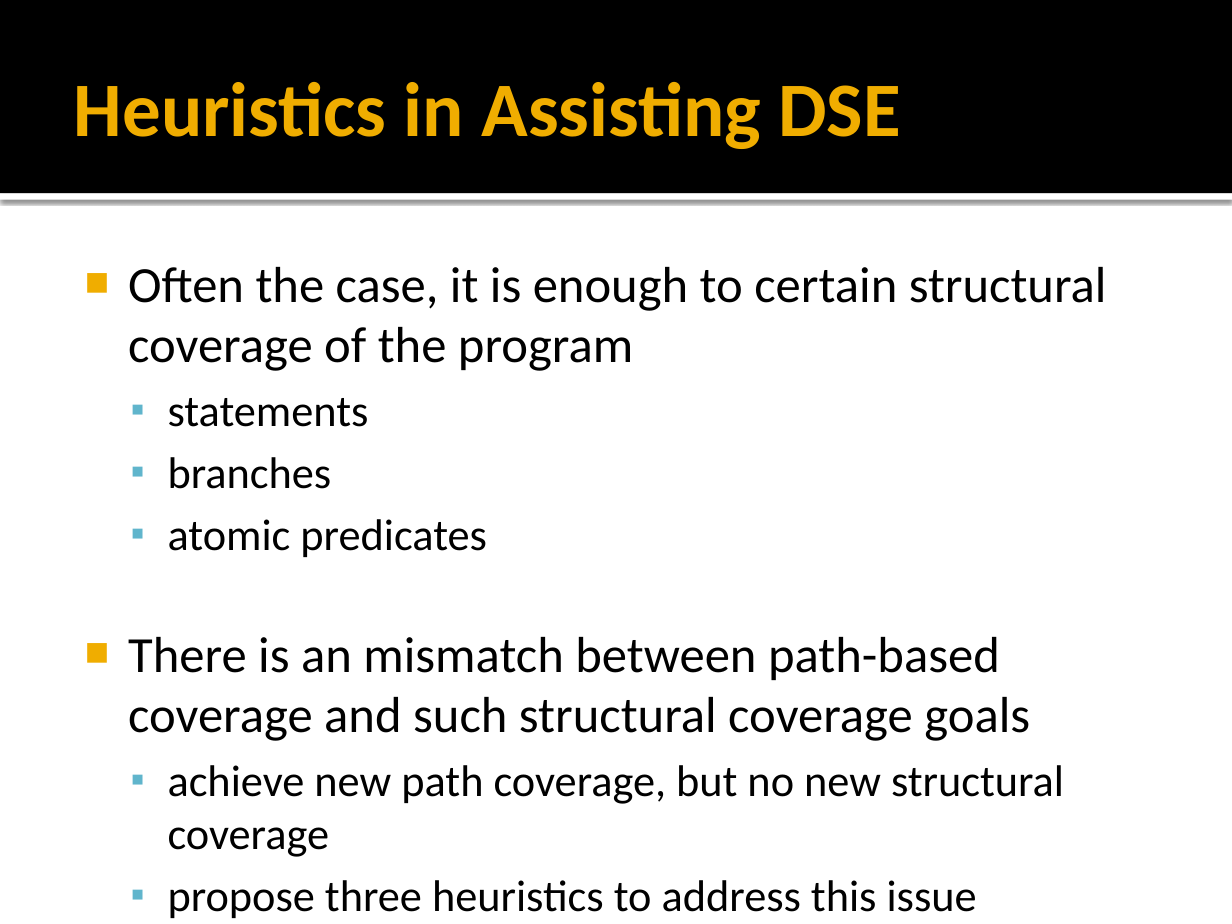
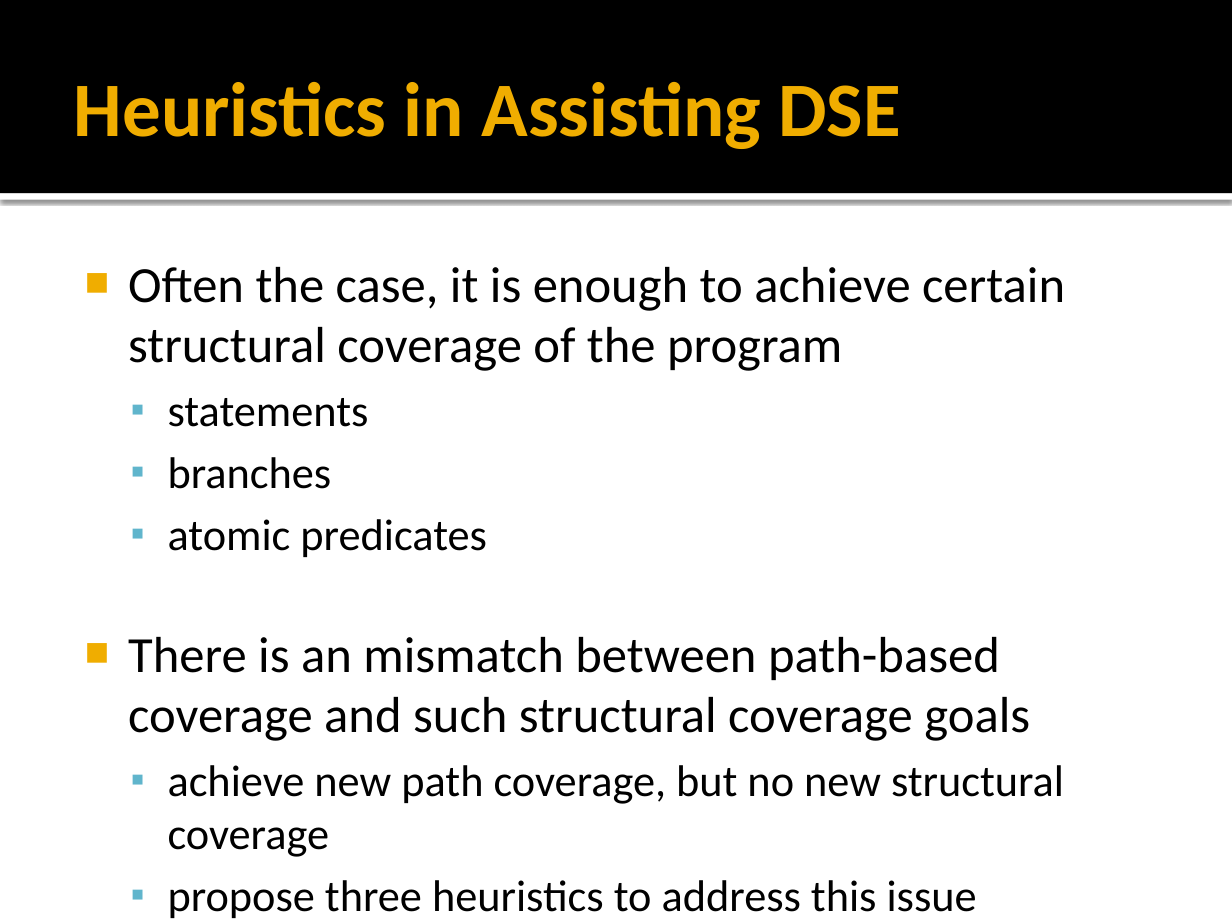
Before and after one commit to mentaman/cspat, a slide deck: slide 8 of Course/720 Artificial Intelligence II/report/720.pptx (slide 9 before the commit). Drawn at 1232x924 pixels with LibreOffice and Linux fonts; fonts in the diff are those of the drawing. Boxes give left, top, right and bottom in pixels: in the first picture for what was removed or moved away, otherwise in the second. Text is boxed around its words. In the diff, an @@ line names an element or a change of style, - is before the commit and + after.

```diff
--- a/Course/720 Artificial Intelligence II/report/720.pptx
+++ b/Course/720 Artificial Intelligence II/report/720.pptx
@@ text at (128,267,1065,371): text changed @@
-■ Often the case, it is enough to certain structural coverage of the program
+■ Often the case, it is enough to achieve certain structural coverage of the program
```
Also in this commit, not shown: 1 other slide changed, 1 slide added, 1 slide removed.
